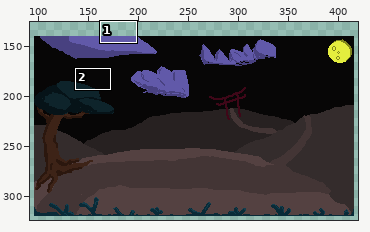
Edited in one commit: pixel-art file (OneSlice2D/Assets/ArtImports/ArtInProgress/EnviromentSamuari.aseprite). Above, an overview of the earlier version with the close-up marked.
Close-up. Before the commit:
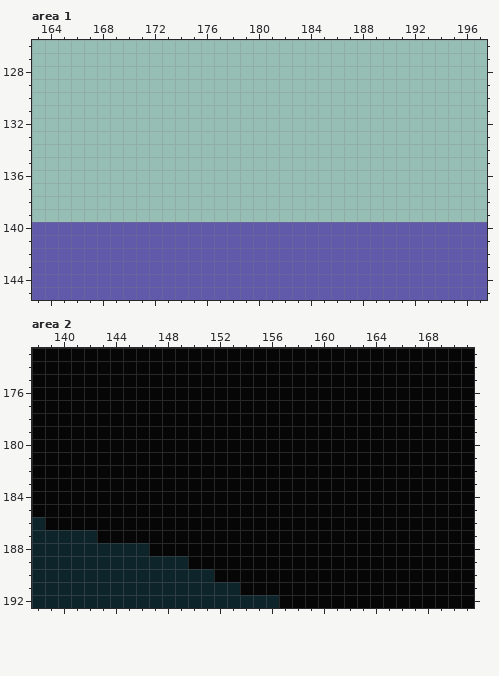
500x500 pixels, 1 frame. Shown: area 1: x 163..197, y 126..145; area 2: x 138..171, y 173..192. The wide view leaves out empty margins. The commit also changed other parts of the picture, which this record leaves out.
The result:
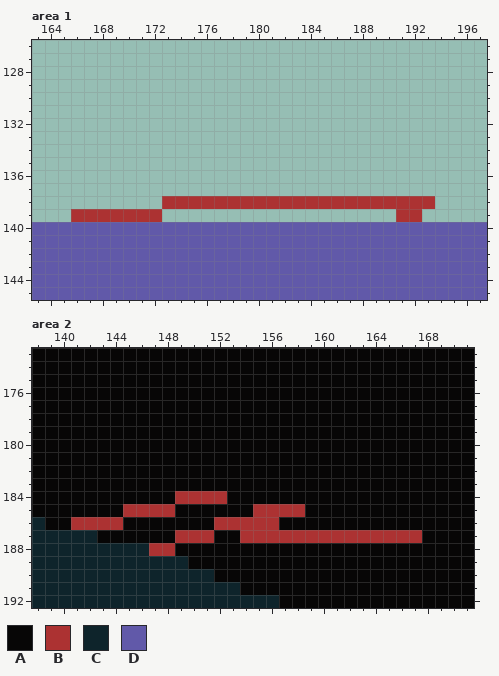
Palette (. is transparent): A #070606  B #ac3232  C #0e242b  D #6159a9
Changes in this commit:
Area 1, layer "Background":
y 138: x 173..193 ..................... -> BBBBBBBBBBBBBBBBBBBBB
y 139: x 166..172 ....... -> BBBBBBB; x 191..192 .. -> BB
Area 2, layer "Background":
y 184: x 149..152 AAAA -> BBBB
y 185: x 145..148 AAAA -> BBBB; x 155..158 AAAA -> BBBB
y 186: x 141..144 AAAA -> BBBB; x 152..156 AAAAA -> BBBBB
y 187: x 149..151 AAA -> BBB; x 154..167 AAAAAAAAAAAAAA -> BBBBBBBBBBBBBB
y 188: x 147..148 AA -> BB
Where, in picture pixels (left, top, right, bottom), the same in both close-ups:
added: (71, 196, 435, 222)
changed: (71, 491, 422, 556)
